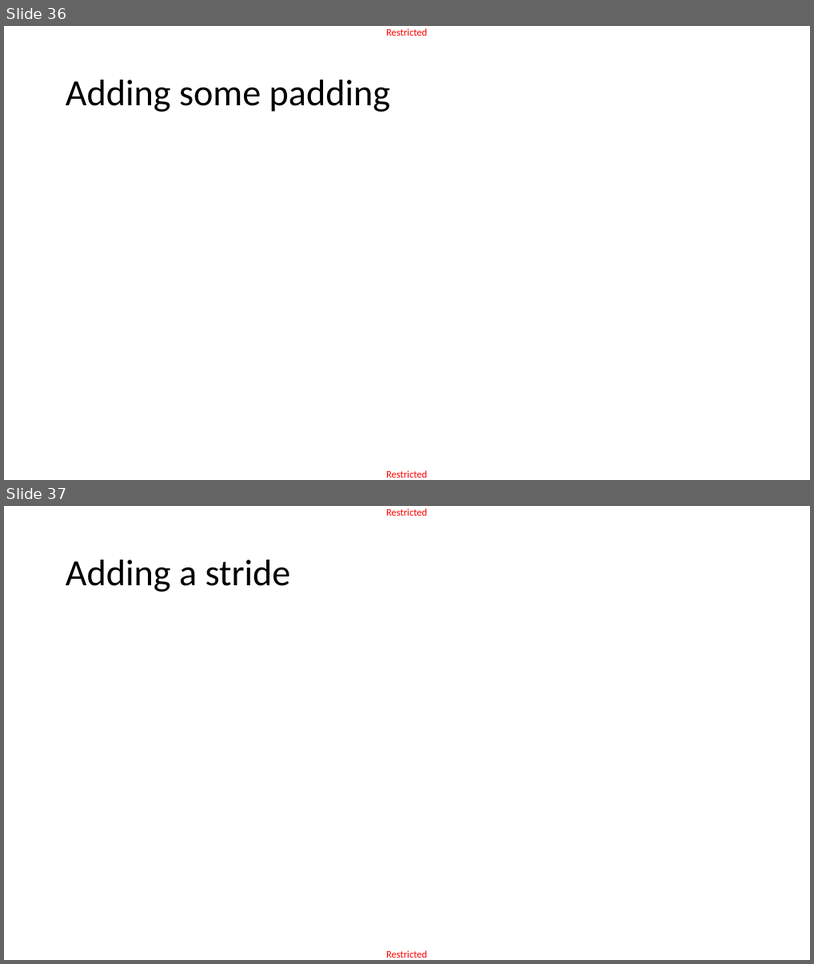
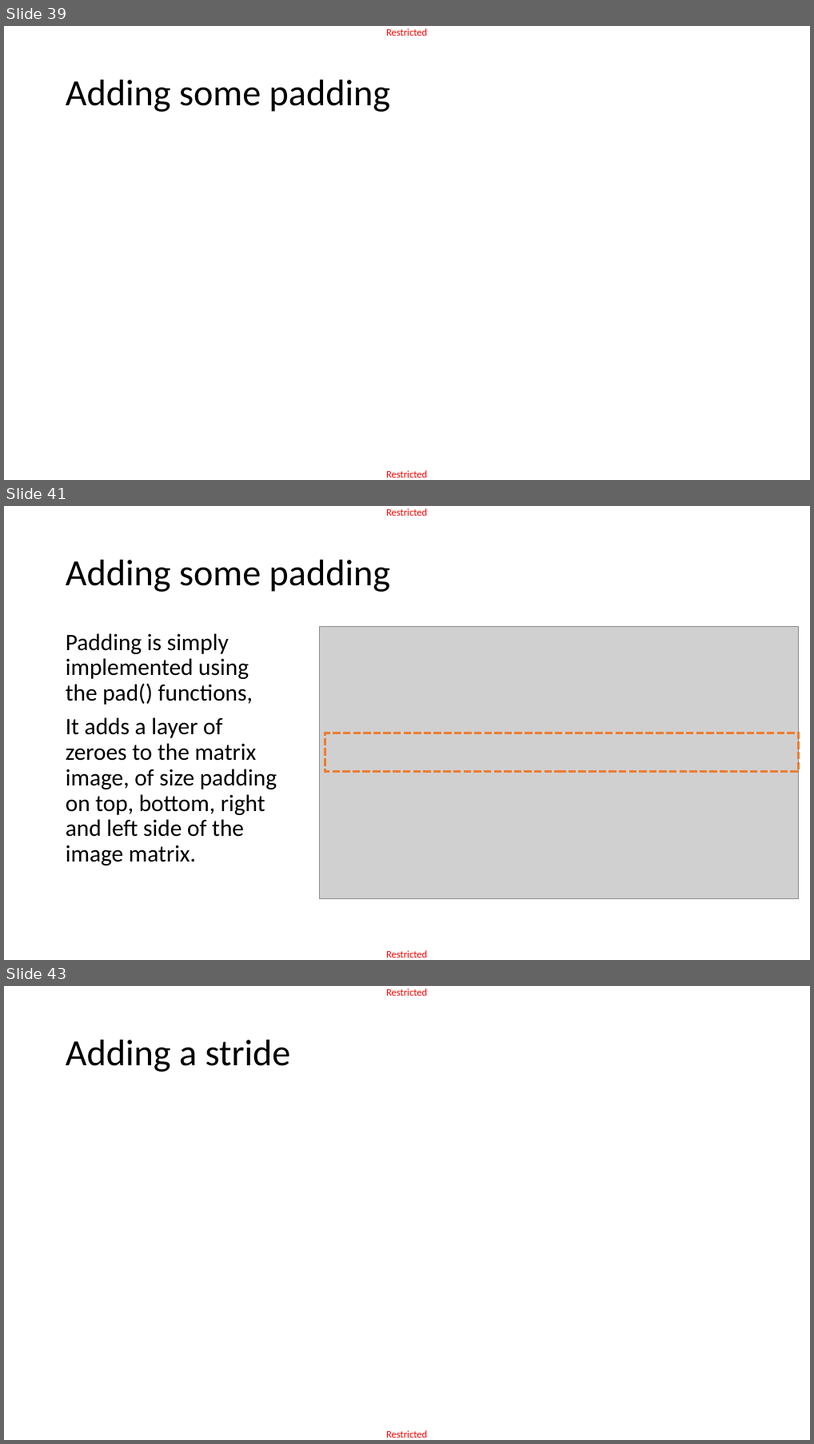
Before and after one commit to matthieudemari/SUTD_DL_50_039, a slide deck: W4/0. All/W4.pptx. Shown one above the other, each under a label of ours: slides 36 and 37 before the commit, slides 39, 41 and 43 after it; the slides between them are not shown. The pictures are 814x964 and 814x1444 pixels, drawn with LibreOffice and Linux fonts; fonts in the diff are those of the drawing; grey boxes stand for pictures. Boxes give left, top, right and bottom in pixels: in the first picture for what was removed or moved away, otherwise in the second. Text is boxed around its words. In the diff, an @@ line names an element or a change of style, - is before the commit and + after.

```diff
--- a/W4/0. All/W4.pptx
+++ b/W4/0. All/W4.pptx
@@ slide 41 added at (4, 506, 810, 960), background #FFFFFF; not listed: 2 template elements that a slide beside it also shows @@
@@ title added at (66, 560, 390, 592), 44 pt, text #000000 @@
+Adding some padding
@@ text added at (66, 633, 277, 865), 28 pt, text #000000 @@
+Padding is simply implemented using the pad() functions,
+It adds a layer of zeroes to the matrix image, of size padding on top, bottom, right and left side of the image matrix.
@@ picture added at (319, 626, 799, 899) @@
@@ rectangle added at (326, 733, 799, 772), outline #ED7D31 3 pt dashed @@
@@ what was slide 36 is now slide 39 @@
@@ what was slide 37 is now slide 43 @@
```
Also in this commit, not shown: 7 slides changed, 34 other slides added, 3 slides removed, 9 other files.
